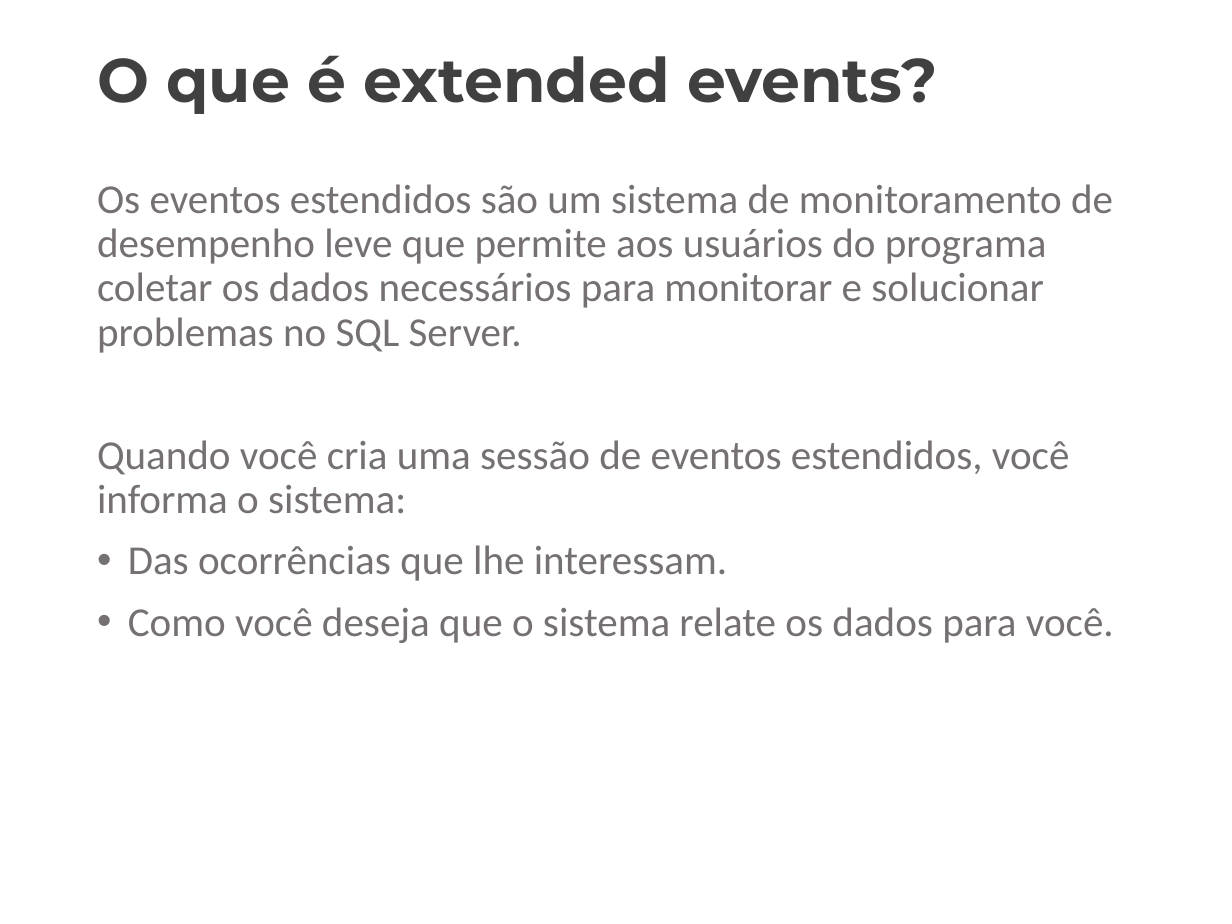
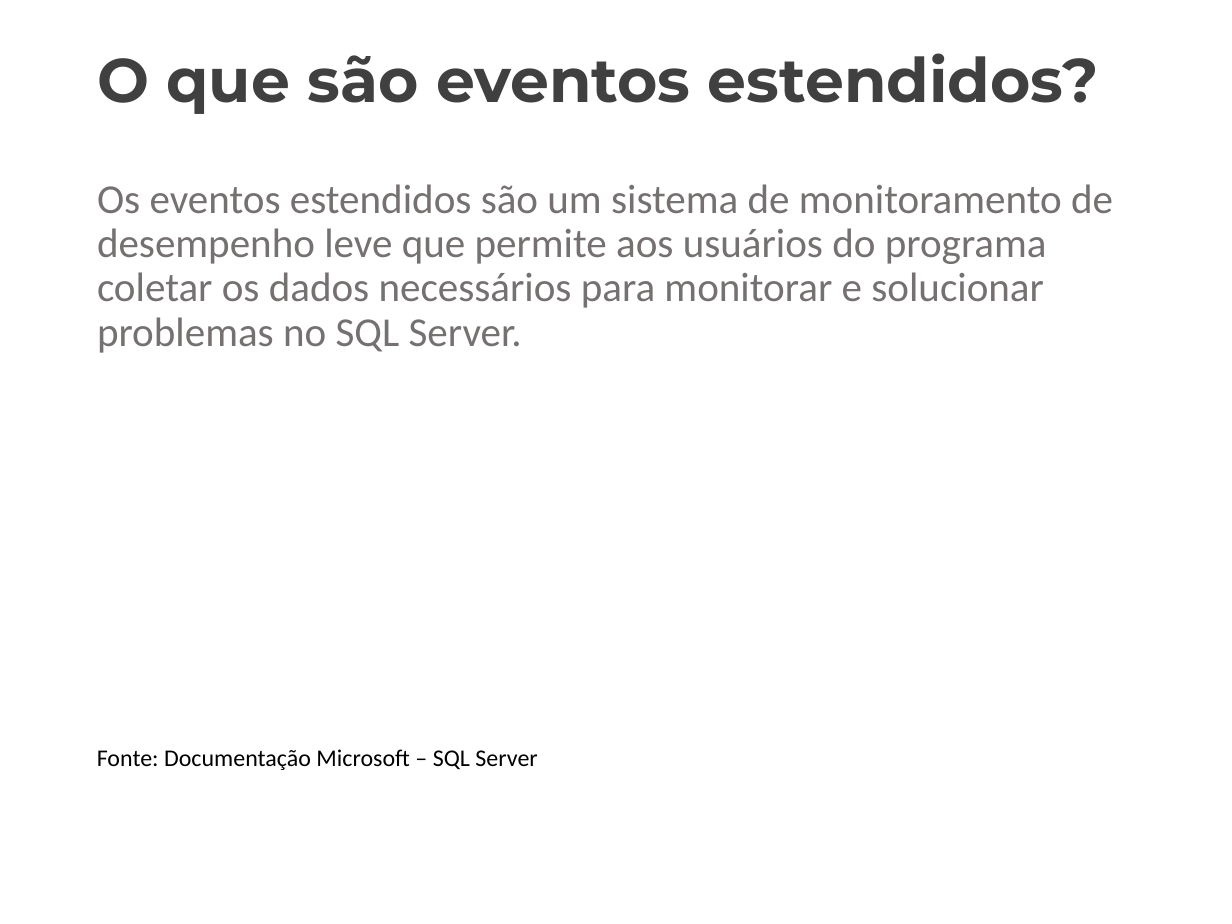
Before and after one commit to LimaGustav/Eventos-Estendidos-, a slide deck: slide 2 of slide/Extended Events.pptx. Drawn at 1232x924 pixels with LibreOffice and Linux fonts; fonts in the diff are those of the drawing; background and template pictures are left out. Boxes give left, top, right and bottom in pixels: in the first picture for what was removed or moved away, otherwise in the second. Text is boxed around its words. In the diff, an @@ line names an element or a change of style, - is before the commit and + after.

```diff
--- a/slide/Extended Events.pptx
+++ b/slide/Extended Events.pptx
@@ text at <box>97,53,1099,114</box>: text changed @@
-O que é extended events?
+O que são eventos estendidos?
@@ text at <box>97,440,1114,643</box>: paragraphs removed @@
-Quando você cria uma sessão de eventos estendidos, você informa o sistema:
-• Das ocorrências que lhe interessam.
-• Como você deseja que o sistema relate os dados para você.
@@ text added at <box>97,749,537,770</box>, 14 pt, text #000000 @@
+Fonte: Documentação Microsoft – SQL Server
```
Also in this commit, not shown: 1 other slide changed, 2 slides added, 1 slide removed.
